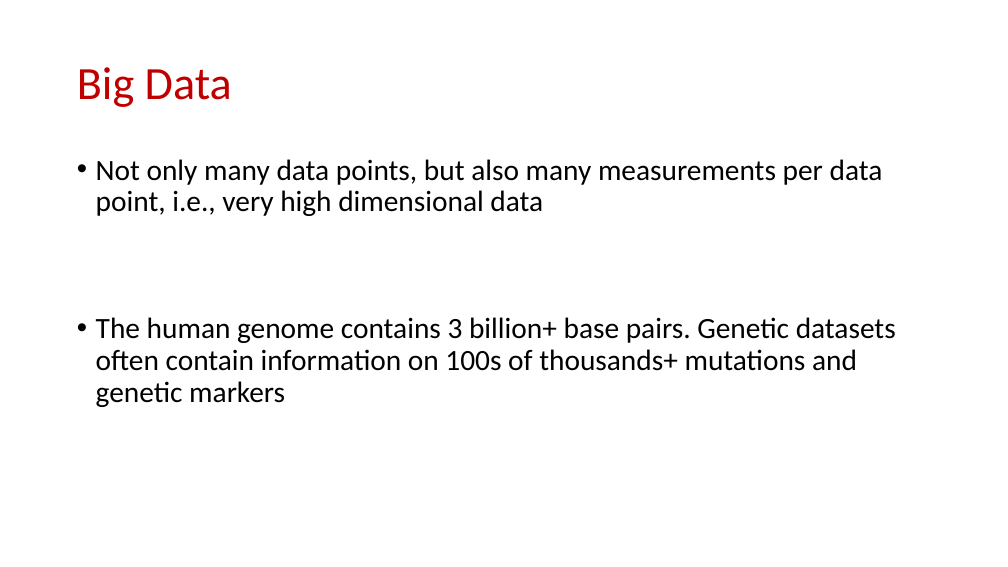
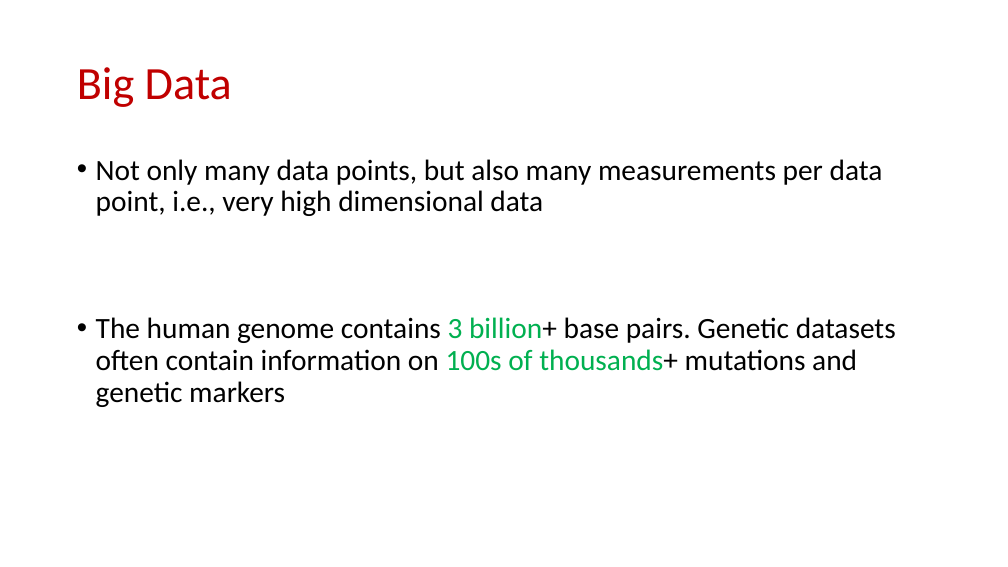
Before and after one commit to samsonzhou/samsonzhou.github.io, a slide deck: slide 18 of CSCE658-S24/L6.pptx (slide 21 before the commit). Drawn at 1008x567 pixels with LibreOffice and Linux fonts; fonts in the diff are those of the drawing. Boxes give left, top, right and bottom in pixels: in the first picture for what was removed or moved away, otherwise in the second. Text is boxed around its words. In the diff, an @@ line names an element or a change of style, - is before the commit and + after.

```diff
--- a/CSCE658-S24/L6.pptx
+++ b/CSCE658-S24/L6.pptx
@@ text at (96,317,896,407): text colour #000000 to #00B050 in "3 billion+ 100s of thousands+" @@
```
Also in this commit, not shown: 2 other slides changed, 3 slides removed.
